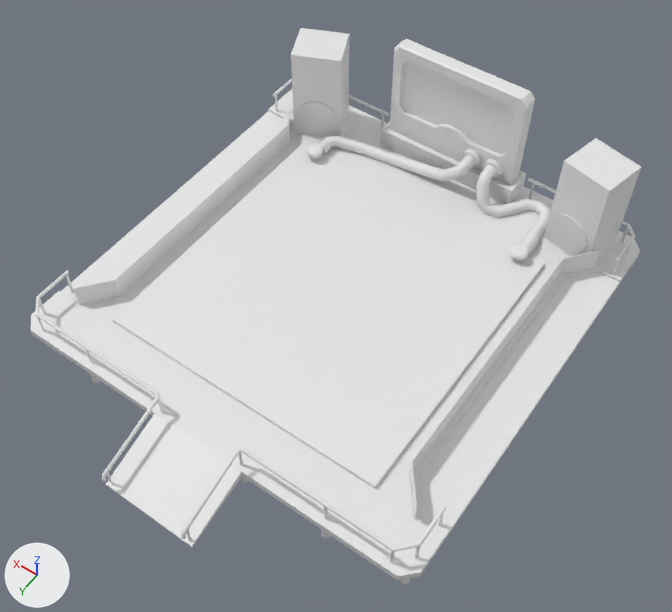
Before and after pictures for a commit that changed the glTF model assets/scene/Models/DanceFloor.glb.
Camera for both pictures: a camera (50 mm lens) standing at (-34.2, 9.1, 40.1) and looking at (-17.6, -14.1, 3.6). Lighting does not change. The marker at lower left points along +X, +Y and +Z. The older version comes first. Objects named as collision shapes, trigger or cutter boxes, shadow casters or lower levels of detail are left out. Where no turn or scale is listed for an object, it has been applied to the vertices. Vertices at exactly the same position are counted once.

The first picture shows 'Floor', 'HypeMeter', 'back_railing', 'front_railing', 'glass', 'leftwire', 'rightwire', 'speakers', 'speakers.001', 'squares1', 'squares2', 'squaresborder' and 3 more.
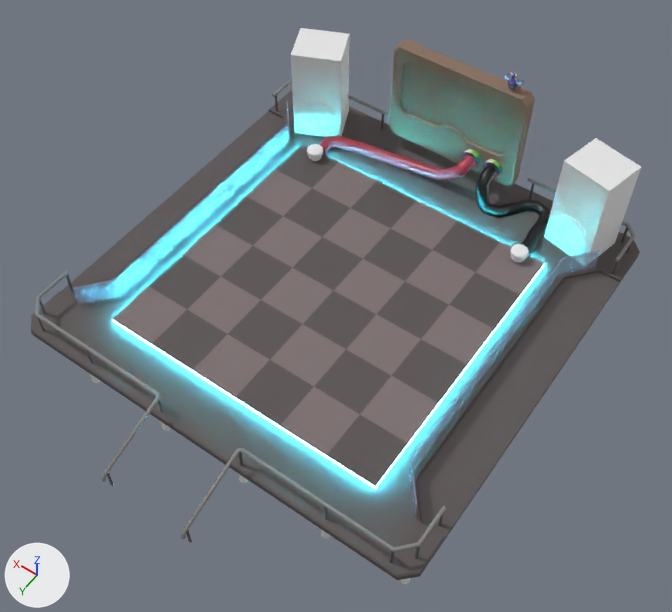
Patch to the scene script:
```diff
--- a/assets/scene/Models/DanceFloor.glb.py
+++ b/assets/scene/Models/DanceFloor.glb.py
@@ mat_pigeonbaked @@
+mat_pigeonbaked = bpy.data.materials.new('PigeonBaked')
+# uses the picture img_pigeonbaked
@@ me_floor_002 @@
 me_floor_002.from_pydata(...)  # 96 vertices, 184 faces; spans x -11.6..11.6, y -11.5..-8.7, z 1.2..1.4
+me_floor_002.materials.append(mat_railingmat)  # grey #838383
@@ me_cube_001 @@
-me_cube_001.from_pydata(...)  # 276 vertices, 460 faces; spans x -12.0..12.0, y -12.0..15.7, z -1.5..1.4
+me_cube_001.from_pydata(...)  # 286 vertices, 488 faces; spans x -12.0..12.0, y -12.0..15.6, z -1.5..1.4
+# me_cube_001 part 1: the loose piece of 12 vertices spanning x -2.7..2.7, y 12.0..15.7, z -1.5..0.0 is deleted
+# me_cube_001 part 2: 11 vertices removed from x -12.0..12.0, y -12.0..-8.7, z 0.0; 22 vertices added at x -12.0..12.0, y -12.0..-8.7, z -0.1..0.0
+# me_cube_001 part 3: 11 vertices removed from x -12.0..12.0, y 9.3..12.0, z 0.0; 22 vertices added at x -12.0..12.0, y 9.3..12.0, z -0.1..0.0
+# me_cube_001 part 4: 366 faces spanning x -12.0..12.0, y -12.0..15.6, z -1.5..1.4 switch from no material to mat_atlasgradient_mat (picture img_atlasgradient_mat_basecolor_512x512_512x512)
@@ me_floor_001 @@
 me_floor_001.from_pydata(...)  # 192 vertices, 376 faces; spans x -11.6..11.6, y 8.7..15.9, z -0.5..1.4
+me_floor_001.materials.append(mat_railingmat)  # grey #838383
@@ me_cube_016 @@
 me_cube_016.from_pydata(...)  # 32 vertices, 56 faces; spans x -10.5..10.5, y -8.8..9.4, z -0.2..1.3
+me_cube_016.materials.append(mat_glassmat)  # blue #a6b5d3
@@ me_cube_013 @@
-me_cube_013.from_pydata(...)  # 183 vertices, 330 faces; spans x -4.44..4.43, y -0.78..0.93, z -2.93..4.42
+me_cube_013.from_pydata(...)  # 167 vertices, 302 faces; spans x -4.2..4.15, y -0.44..0.8, z -1.99..4.42
+# me_cube_013 part 5: the loose piece of 16 vertices spanning x -4.44..4.43, y -0.78..0.93, z -2.93..-1.56 is deleted
+# me_cube_013 part 6: 302 faces spanning x -4.2..4.15, y -0.44..0.8, z -1.99..4.42 switch from no material to mat_atlasgradient_mat (picture img_atlasgradient_mat_basecolor_512x512_512x512)
@@ me_plane @@
 me_plane.from_pydata(...)  # 120 vertices, 236 faces; spans x -1.9..7.18, y 0.37..3.78, z -2.92..-0.54
+me_plane.materials.append(mat_redwiremat)  # red #a93243
@@ me_plane_001 @@
 me_plane_001.from_pydata(...)  # 168 vertices, 332 faces; spans x -7.26..-2.59, y -0.2..3.74, z -2.98..-0.54
+me_plane_001.materials.append(mat_blackwiremat)  # black #000000
@@ me_cube_017 @@
 me_cube_017.from_pydata(...)  # 47 vertices, 36 faces; spans x -8.2..8.2, y -16.3..0.1, z 0.4
+# me_cube_017 part 7: texture (UV) coordinates of 36 of 36 faces, centred in x -7.3..7.3, y -15.4..-0.8, z 0.4, changed; they spanned u 0.62..0.88, v 0.5..0.75 and now span u 0.66..0.69, v 0.54..0.57
+me_cube_017.materials.append(mat_atlasgradient_mat)  # picture img_atlasgradient_mat_basecolor_512x512_512x512
@@ me_cube_018 @@
 me_cube_018.from_pydata(...)  # 47 vertices, 36 faces; spans x -8.2..8.2, y -16.3..0.1, z 0.4
+# me_cube_018 part 8: texture (UV) coordinates of 36 of 36 faces, centred in x -7.3..7.3, y -15.4..-0.8, z 0.4, changed; they spanned u 0.62..0.88, v 0.5..0.75 and now span u 0.53..0.58, v 0.52..0.58
+me_cube_018.materials.append(mat_atlasgradient_mat)  # picture img_atlasgradient_mat_basecolor_512x512_512x512
@@ me_cube_012 @@
 me_cube_012.from_pydata(...)  # 73 vertices, 120 faces; spans x -8.2..8.2, y -16.3..0.1, z -0.6..0.4
+me_cube_012.materials.append(mat_floorglowmat)  # cyan #1cd4e7, glowing cyan #3be3ff
@@ ob_pigeon_e @@
+ob_pigeon_e = bpy.data.objects.new('Pigeon_E', me_pigeon_e)  # 416 vertices, 826 faces; spans x -0.535..0.535, y -0.453..0.424, z -0.003..1.16
+ob_pigeon_e.location = (-18.99, -27.95, 8.7)
```

Boxes [x1, y1, x2, y2] around the edits, measured in the pictures (672 x 612 px; the box of a moved part takes in the faces that stretch with it):
'Floor', reshaped
    before: [30, 89, 640, 580]
    after: [31, 90, 640, 580]
'squares2', recoloured, surface changed (white to grey)
    both: [149, 144, 520, 486]
'squares1', recoloured, surface changed (white to grey)
    both: [113, 162, 545, 455]
'HypeMeter', reshaped (6% narrower, 11% shorter)
    before: [380, 39, 535, 204]
    after: [390, 39, 535, 186]
'glass', recoloured
    both: [73, 102, 600, 519]
'front_railing', recoloured
    both: [35, 270, 447, 552]
'leftwire', recoloured (darker)
    both: [318, 136, 475, 182]
'rightwire', recoloured (darker)
    both: [476, 165, 551, 255]
'squaresborder', recoloured
    both: [112, 264, 545, 489]
'back_railing', recoloured
    both: [272, 78, 636, 261]
'Pigeon_E', added
    after: [504, 72, 524, 91]
part 1 of me_cube_001, deleted
    before: [106, 414, 242, 547]
part 2 of me_cube_001, moved or reshaped
    before: [268, 89, 640, 284]
    after: [268, 90, 640, 284]
part 3 of me_cube_001, moved or reshaped
    before: [30, 291, 444, 580]
    after: [31, 292, 444, 580]
part 4 of me_cube_001, recoloured
    both: [37, 95, 632, 573]
part 5 of me_cube_013, deleted
    before: [380, 121, 526, 204]
part 6 of me_cube_013, recoloured (darker)
    both: [390, 39, 535, 185]
